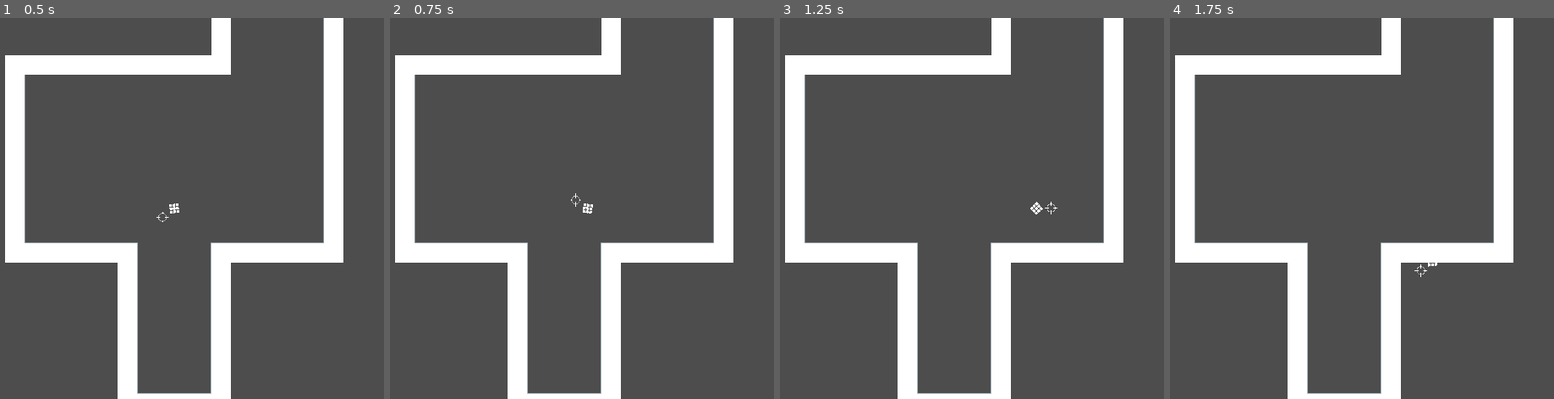
Above: before the commit, frames 1-4 (left to right).
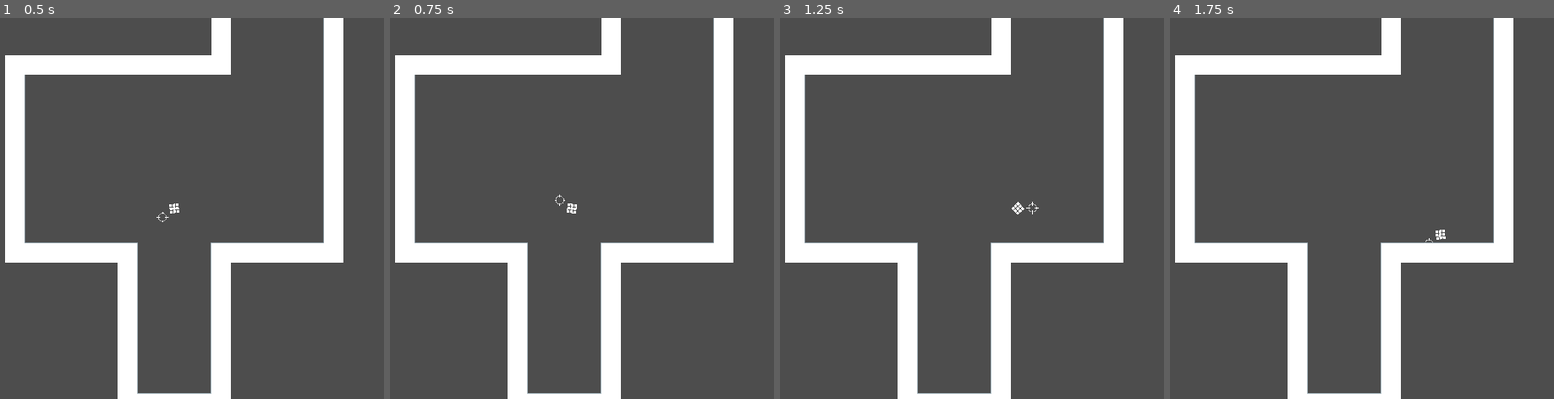
Above: after the commit, the same moments.

Repository: sebszczec/Bambo
Game: Godot game, scene res://scenes/world.tscn
Two runs of this game, one before a commit and one after it. Both use one fixed random seed, a clock stepped at 60 frames per second and the inputs below.
Inputs:
- Up to frame 1 (0.5 s): no input
- Up to frame 2 (0.75 s): hold Right (ui_right) from 0.53 s (still down)
- Up to frame 3 (1.25 s): keep holding Right (ui_right)
- Up to frame 4 (1.75 s): release Right (ui_right) at 1.28 s; hold Down (ui_down) from 1.28 s (still down)

Frame 1 is identical in both runs. In frame 2, 0.1% of the frame differs, in the area x 42-53%, y 46-52%; in frame 3, 0.1%, in the area x 60-73%, y 48-52%; in frame 4, less than 0.1%.

Commit message:
Player movement corrected to have acceleration and friction

Diff:
--- a/scripts/Player.gd
+++ b/scripts/Player.gd
@@ -3,7 +3,9 @@
 @onready var satelite = $Satelite
 @onready var mainBody = $MainBody
 
-@export var PlayerVelocity = 200
+@export var PlayerMaxVelocity = 200
+@export var PlayerAcceleration = 10
+@export var PlayerFriction = 5
 @export var SateliteRotationSpeed = 5
 @export var SateliteRadius = 25
 @export var PlayerRotationSpeed = 5
@@ -19,7 +21,11 @@
 	direction.x = Input.get_axis("ui_left", "ui_right")
 	direction.y = Input.get_axis("ui_up", "ui_down")
 
-	velocity = direction.normalized() * PlayerVelocity
+	if direction.length() == 0:
+		velocity = velocity.move_toward(Vector2(0, 0), PlayerFriction)
+	else:
+		velocity = velocity.move_toward(direction.normalized() * PlayerMaxVelocity, PlayerAcceleration)
+
 
 	move_and_slide()
 
